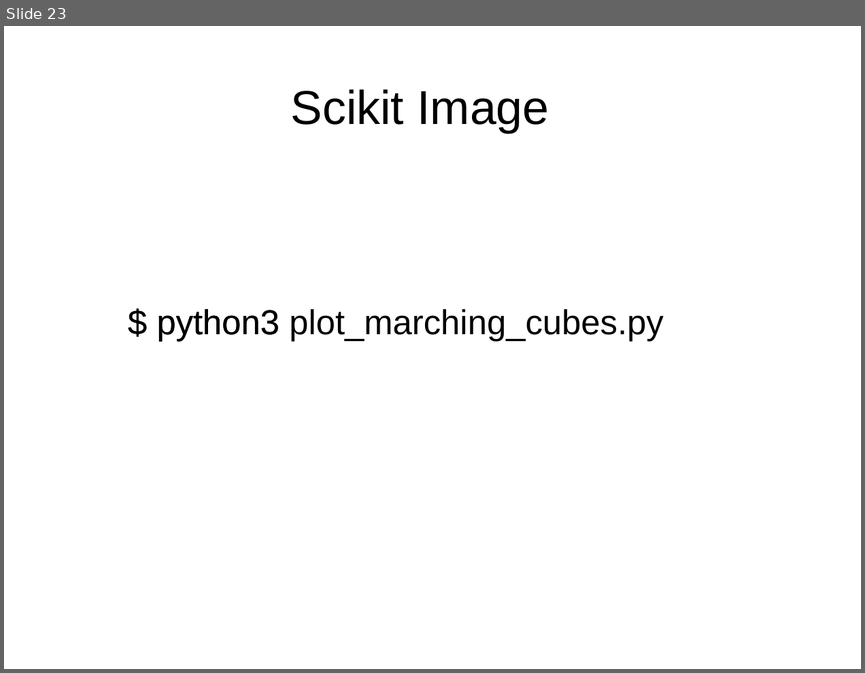
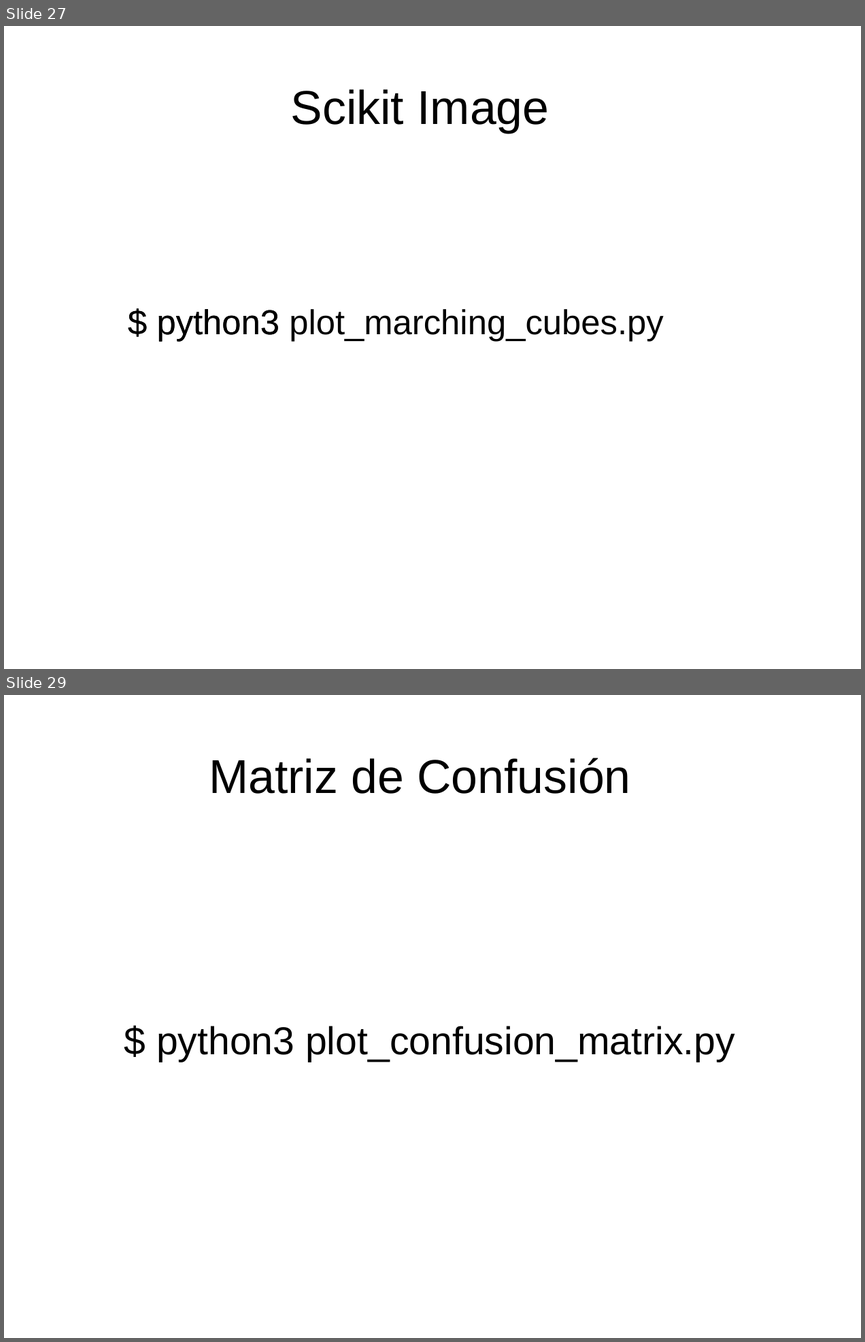
Before and after one commit to davidam/python-examples, a slide deck: presentations/scikit.odp. Shown one above the other, each under a label of ours: slide 23 before the commit, slides 27 and 29 after it; the slides between them are not shown. The pictures are 865x673 and 865x1342 pixels, drawn with LibreOffice and Linux fonts; fonts in the diff are those of the drawing. Boxes give left, top, right and bottom in pixels: in the first picture for what was removed or moved away, otherwise in the second. Text is boxed around its words. In the diff, an @@ line names an element or a change of style, - is before the commit and + after.

```diff
--- a/presentations/scikit.odp
+++ b/presentations/scikit.odp
@@ slide 29 added at (4,695,861,1338), background #FFFFFF @@
@@ title added at (209,758,630,794), 44 pt, text #000000 @@
+Matriz de Confusión
@@ text added at (156,1025,735,1062), 36 pt, text #000000 @@
+$ python3 plot_confusion_matrix.py
@@ what was slide 23 is now slide 27 @@
```
Also in this commit, not shown: 2 slides changed, 10 other slides added.
